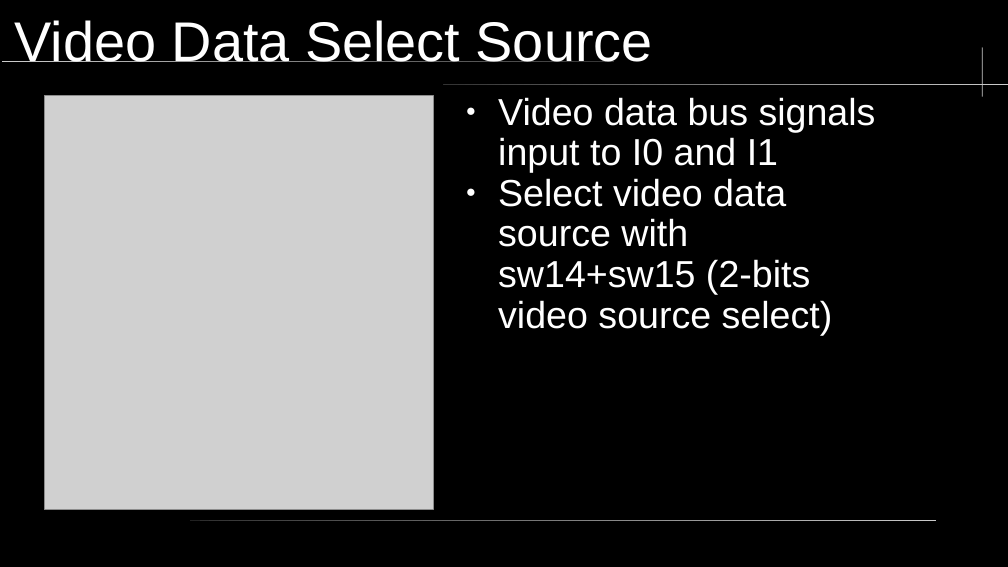
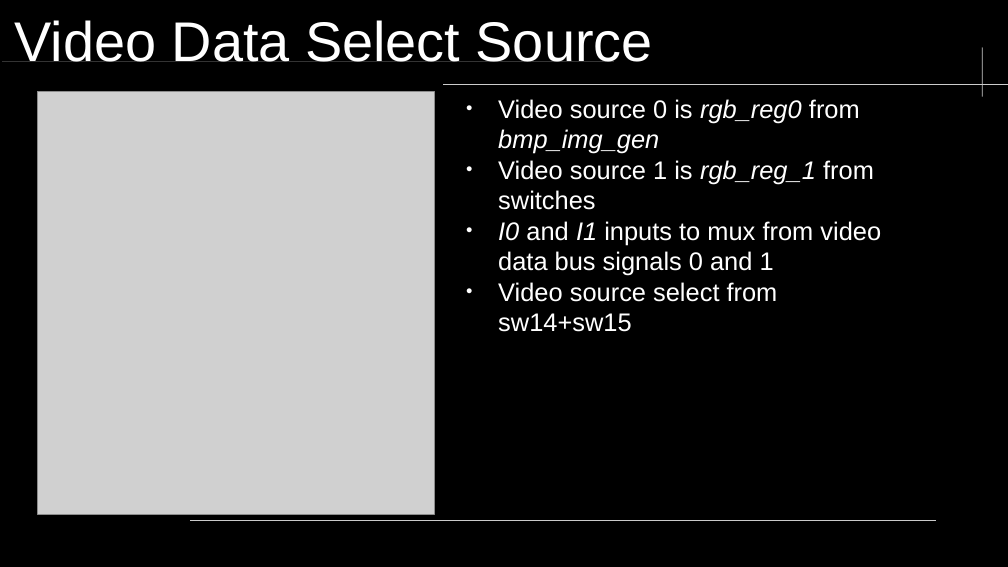
Before and after one commit to neiderm/retro_comp_fpga, a slide deck: slide 5 of docs/soc_t80_vga_mux.odp. Drawn at 1008x567 pixels with LibreOffice and Linux fonts; fonts in the diff are those of the drawing; grey boxes stand for pictures; background and template pictures are left out. Boxes give left, top, right and bottom in pixels: in the first picture for what was removed or moved away, otherwise in the second. Text is boxed around its words. In the diff, an @@ line names an element or a change of style, - is before the commit and + after.

```diff
--- a/docs/soc_t80_vga_mux.odp
+++ b/docs/soc_t80_vga_mux.odp
@@ picture: place and size @@
-picture at bbox=[45, 96, 434, 510]
+picture at bbox=[38, 91, 434, 515]
@@ text at bbox=[498, 99, 881, 332]: text changed; size 29.6 to 20 pt @@
-● Video data bus signals input to I0 and I1
-● Select video data source with sw14+sw15 (2-bits video source select)
+● Video source 0 is rgb_reg0 from bmp_img_gen
+● Video source 1 is rgb_reg_1 from switches
+● I0 and I1 inputs to mux from video data bus signals 0 and 1
+● Video source select from sw14+sw15
```
Also in this commit, not shown: 2 other slides changed, 2 slides added, 4 other files.
